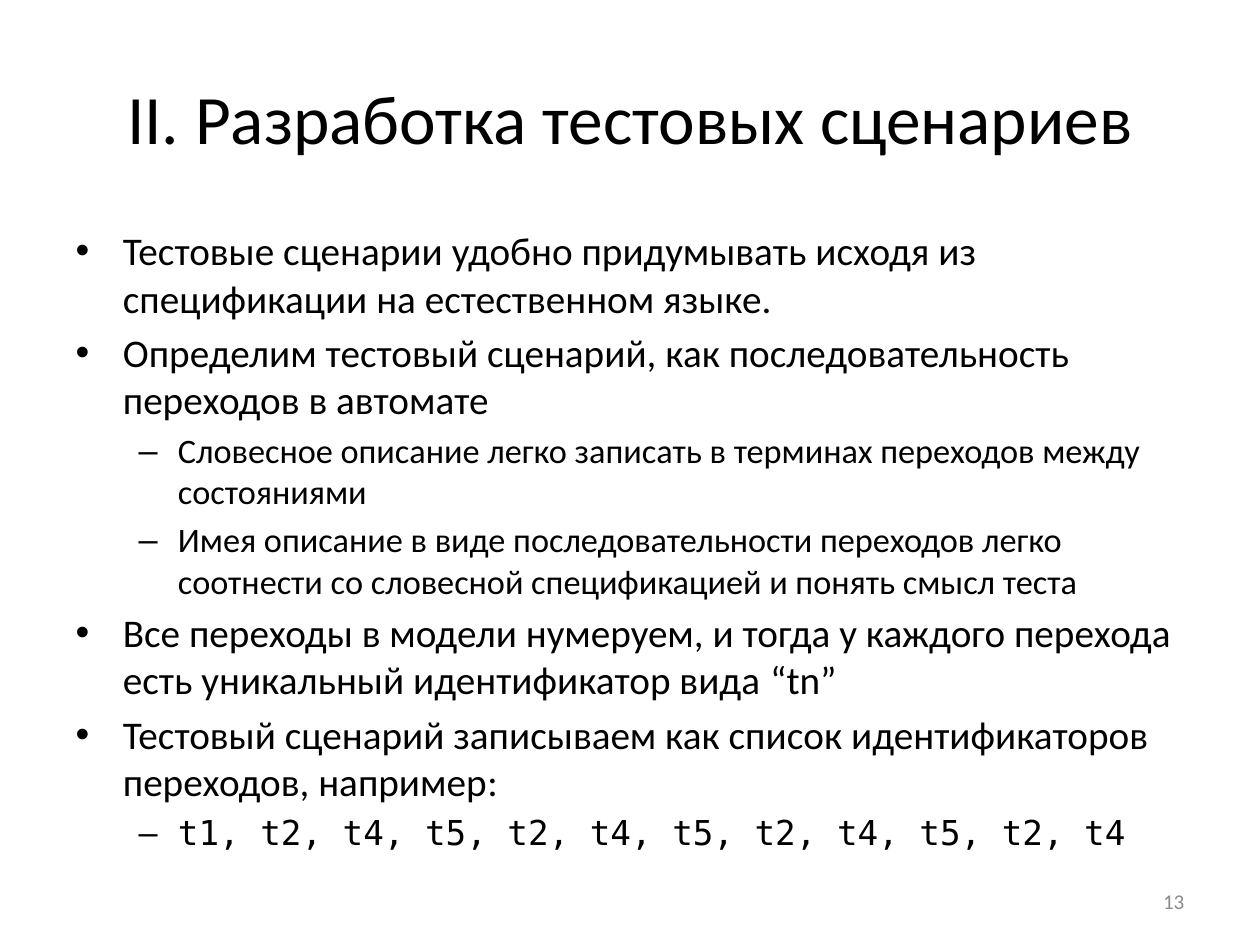
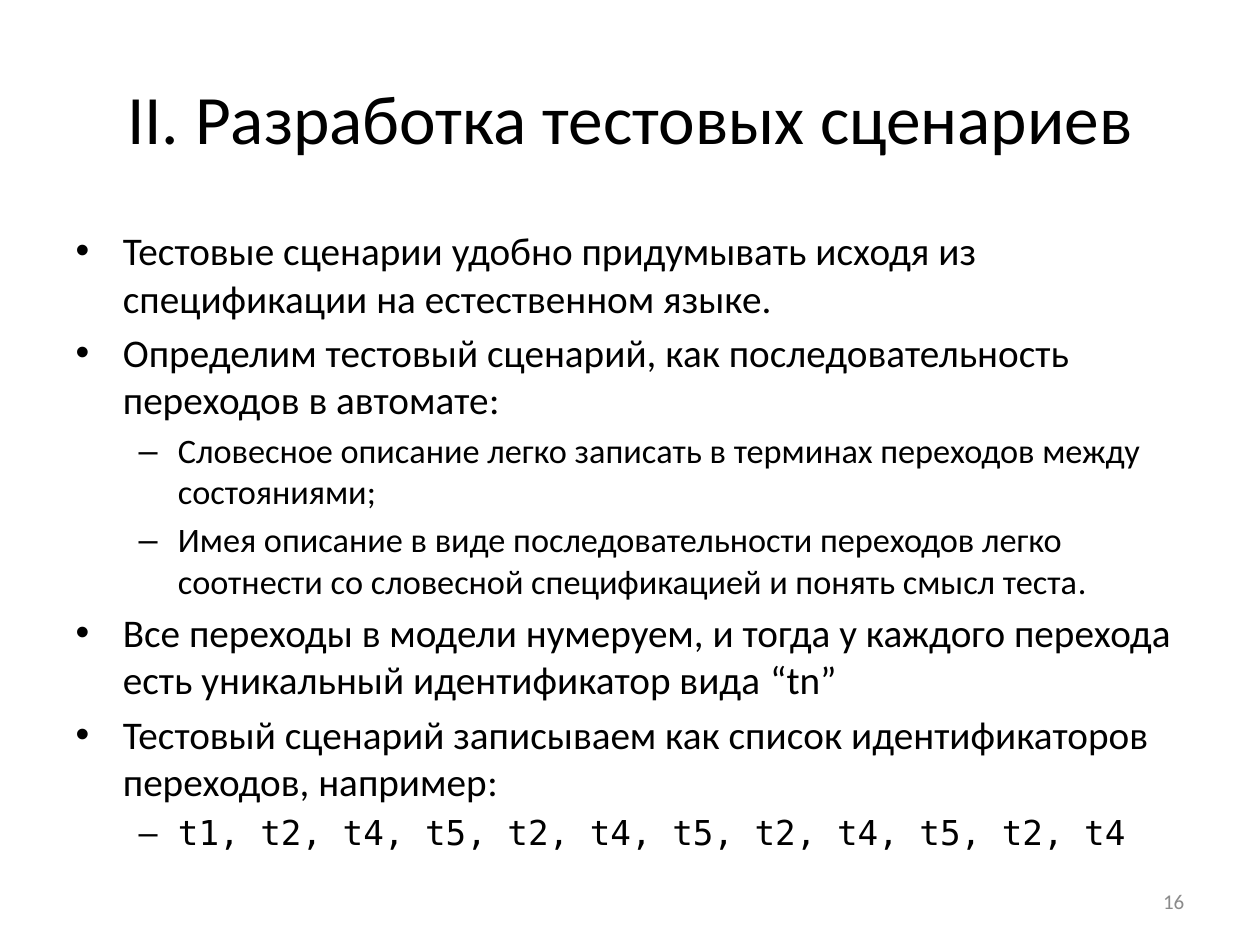
Before and after one commit to nohoper/masters, a slide deck: slide 16 of kmu.pptx (slide 13 before the commit). Drawn at 1260x945 pixels with LibreOffice and Linux fonts; fonts in the diff are those of the drawing. Boxes give left, top, right and bottom in pixels: in the first picture for what was removed or moved away, otherwise in the second. Text is boxed around its words. In the diff, an @@ line names an element or a change of style, - is before the commit and + after.

```diff
--- a/kmu.pptx
+++ b/kmu.pptx
@@ text at [123, 340, 1139, 600]: text changed @@
-• Определим тестовый сценарий, как последовательность переходов в автомате
-  – Словесное описание легко записать в терминах переходов между состояниями
-  – Имея описание в виде последовательности переходов легко соотнести со словесной спецификацией и понять смысл теста
+• Определим тестовый сценарий, как последовательность переходов в автомате:
+  – Словесное описание легко записать в терминах переходов между состояниями;
+  – Имея описание в виде последовательности переходов легко соотнести со словесной спецификацией и понять смысл теста.
@@ page number at [1163, 895, 1184, 909]: text changed @@
-13
+16
```
Also in this commit, not shown: 15 other slides changed, 4 slides added, 1 slide removed.
